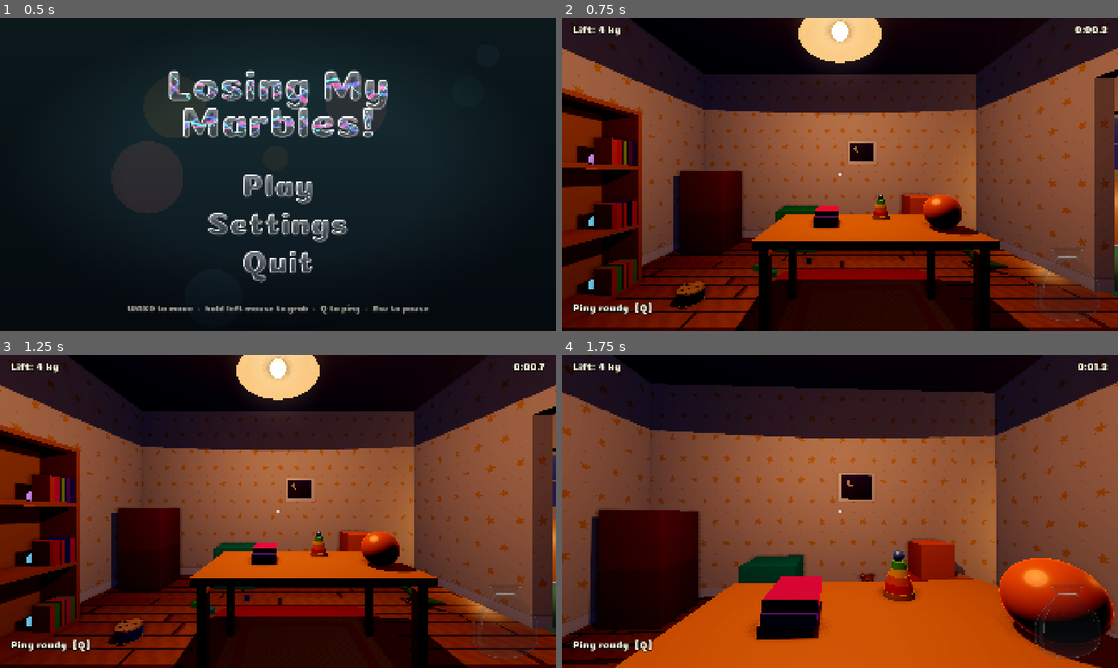
Above: before the commit, frames 1-4 (two rows, left to right).
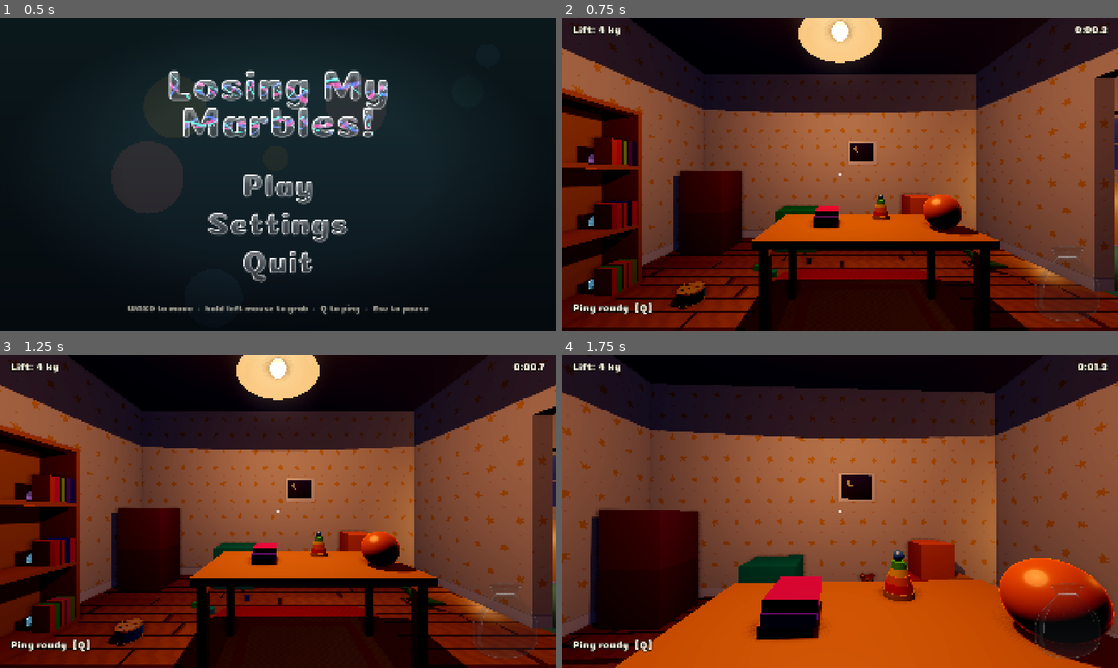
Above: after the commit, the same moments.

Repository: westo27/rummage
Game: Godot game, scene res://scenes/title.tscn
The game is run twice, just before and just after one commit, with the same random seed, the same clock (stepped at 60 frames per second) and the same inputs.
Inputs (mouse positions are in pixels of both pictures, inside the frame that each line leads up to):
- Up to frame 1 (0.5 s): no input
- Up to frame 2 (0.75 s): click (840, 187) at 0.5 s
- Up to frame 3 (1.25 s): no input
- Up to frame 4 (1.75 s): tap Enter at 1.25 s; move the mouse to (867, 511) at 1.27 s; hold W (move_forward) from 1.28 s (still down); hold Shift (run) from 1.28 s (still down); click (867, 511) at 1.42 s

Frame 1 is identical in both runs. In frame 2, less than 0.1% of the frame differs, in the area x 4-100%, y 43-87%; in frame 3, less than 0.1%; in frame 4, nothing differs.

Commit message:
Creatures are glass marbles like the bag's, with eyes painted flat on

Diff:
--- a/scenes/creature.tscn
+++ b/scenes/creature.tscn
@@ -2,6 +2,7 @@
 
 [ext_resource type="Script" path="res://scripts/creature.gd" id="1_creature"]
 [ext_resource type="Script" path="res://scripts/creature_eyes.gd" id="2_eyes"]
+[ext_resource type="Shader" path="res://shaders/creature_marble.gdshader" id="3_marble"]
 
 [sub_resource type="SphereShape3D" id="Shape_body"]
 radius = 0.054
@@ -13,25 +14,9 @@
 radius = 0.054
 height = 0.108
 
-[sub_resource type="StandardMaterial3D" id="Mat_body"]
-albedo_color = Color(0.45, 0.95, 0.4, 1)
-emission_enabled = true
-emission = Color(0.45, 0.95, 0.4, 1)
-emission_energy_multiplier = 0.8
-
-[sub_resource type="SphereMesh" id="Mesh_eye"]
-radius = 0.028
-height = 0.056
-
-[sub_resource type="StandardMaterial3D" id="Mat_eye"]
-albedo_color = Color(1, 1, 1, 1)
-
-[sub_resource type="SphereMesh" id="Mesh_pupil"]
-radius = 0.015
-height = 0.03
-
-[sub_resource type="StandardMaterial3D" id="Mat_pupil"]
-albedo_color = Color(0.02, 0.02, 0.02, 1)
+[sub_resource type="ShaderMaterial" id="Mat_body"]
+shader = ExtResource("3_marble")
+shader_parameter/tint = Color(0.45, 0.95, 0.4, 1)
 
 [node name="Creature" type="CharacterBody3D"]
 collision_layer = 8
@@ -54,26 +39,8 @@
 [node name="EyeL" type="Node3D" parent="Visual/Eyes"]
 transform = Transform3D(1, 0, 0, 0, 1, 0, 0, 0, 1, -0.035, 0.03, -0.07)
 
-[node name="White" type="MeshInstance3D" parent="Visual/Eyes/EyeL"]
-mesh = SubResource("Mesh_eye")
-material_override = SubResource("Mat_eye")
-
-[node name="Pupil" type="MeshInstance3D" parent="Visual/Eyes/EyeL"]
-transform = Transform3D(1, 0, 0, 0, 1, 0, 0, 0, 1, 0, 0, -0.022)
-mesh = SubResource("Mesh_pupil")
-material_override = SubResource("Mat_pupil")
-
 [node name="EyeR" type="Node3D" parent="Visual/Eyes"]
 transform = Transform3D(1, 0, 0, 0, 1, 0, 0, 0, 1, 0.035, 0.03, -0.07)
-
-[node name="White" type="MeshInstance3D" parent="Visual/Eyes/EyeR"]
-mesh = SubResource("Mesh_eye")
-material_override = SubResource("Mat_eye")
-
-[node name="Pupil" type="MeshInstance3D" parent="Visual/Eyes/EyeR"]
-transform = Transform3D(1, 0, 0, 0, 1, 0, 0, 0, 1, 0, 0, -0.022)
-mesh = SubResource("Mesh_pupil")
-material_override = SubResource("Mat_pupil")
 
 [node name="PickZone" type="Area3D" parent="."]
 collision_layer = 0
--- a/scripts/creature.gd
+++ b/scripts/creature.gd
@@ -736,8 +736,9 @@
 	var color: Color = BODY_COLORS.pick_random()
 	body_color = color
 	# duplicate() so each creature gets its own colour instead of sharing one material.
-	var mat := body.material_override.duplicate() as StandardMaterial3D
-	mat.albedo_color = color
-	mat.emission = color
+	# The eyes write into it each tick too, so each needs its own anyway.
+	var mat := body.material_override.duplicate() as ShaderMaterial
+	mat.set_shader_parameter("tint", color)
+	mat.set_shader_parameter("seed", randf())
 	body.material_override = mat
 	_glow.light_color = color
--- a/scripts/creature_eyes.gd
+++ b/scripts/creature_eyes.gd
@@ -4,17 +4,17 @@
 ## glint from hiding, go wide when found, squint cheekily as it runs, wink
 ## while it waits, and squeeze into happy arcs when caught.
 ##
-## Each eye is a pivot (EyeL / EyeR) holding a white and a pupil. Scaling the
-## pivot blinks, widens or squints the eye; moving the pupil across the
-## white's front makes it look somewhere. The creature drives this from its
-## physics tick (step()), since physics interpolation expects transforms to
-## change only in ticks.
+## The eyes are painted flat on the ball by the body's shader
+## (shaders/creature_marble.gdshader). This works out their shape and where
+## they look and hands that to the shader each tick. EyeL / EyeR are empty
+## pivots marking where each eye sits, used to aim the look; their scale
+## holds each eye's shape. The creature drives this from its physics tick
+## (step()).
 
 enum Mood { NORMAL, WIDE, SQUINT, HAPPY }
 
-## How far the pupil sits from the eye's centre, and the widest angle it
-## can turn from straight ahead before it would slide off the white.
-const PUPIL_DISTANCE: float = 0.022
+## The widest angle a pupil can turn from straight ahead; at this angle it
+## reaches the edge of the white.
 const MAX_LOOK_ANGLE: float = deg_to_rad(42.0)
 ## How quickly the pupils dart to a new target (per second).
 const LOOK_RATE: float = 14.0
@@ -37,12 +37,11 @@
 const WHITE_GLOW: float = 0.35
 const GLINT_ENERGY: float = 3.0
 const GLINT_SECONDS: float = 0.6
-const ARC_DOTS: int = 7
-const ARC_RADIUS: float = 0.022
-const DOT_RADIUS: float = 0.0055
 
 @onready var _eyes: Array[Node3D] = [$EyeL, $EyeR]
-@onready var _pupils: Array[Node3D] = [$EyeL/Pupil, $EyeR/Pupil]
+## The ball whose shader draws the eyes. Its material is looked up each
+## tick, since the creature gives it its own copy after this node is ready.
+@onready var _body: MeshInstance3D = $"../Body"
 
 var mood: Mood = Mood.NORMAL
 ## Where the pupils want to point, in world space. A zero vector means
@@ -59,23 +58,11 @@
 var _mood_left: float = 0.0
 var _mood_after: Mood = Mood.NORMAL
 var _after_seconds: float = 0.0
-var _white_material: StandardMaterial3D
-var _arcs: Array[Node3D] = []
+var _white_glow: float = WHITE_GLOW
 
 
 func _ready() -> void:
 	_next_blink = randf_range(BLINK_GAP_MIN, BLINK_GAP_MAX)
-	# One material for both whites, this creature's own, so its glint
-	# doesn't light up every creature's eyes.
-	var white := $EyeL/White as MeshInstance3D
-	_white_material = (white.material_override as StandardMaterial3D).duplicate()
-	_white_material.emission_enabled = true
-	_white_material.emission = Color.WHITE
-	_white_material.emission_energy_multiplier = WHITE_GLOW
-	for eye in _eyes:
-		(eye.get_node("White") as MeshInstance3D).material_override = _white_material
-		_add_catchlight(eye.get_node("Pupil") as Node3D)
-		_arcs.append(_make_happy_arc(eye))
 
 
 ## Advances blinks, moods and where the pupils point. Called every physics tick.
@@ -95,6 +82,7 @@
 	_wink_left = maxf(_wink_left - delta, 0.0)
 	_update_shape(delta)
 	_update_look(delta)
+	_send_to_shader()
 
 
 ## Shows `new_mood` for `seconds`, then `after` for `after_seconds`, then
@@ -116,12 +104,12 @@
 ## eyes shining out from under the bed.
 func glint() -> void:
 	var tween := create_tween().set_process_mode(Tween.TWEEN_PROCESS_PHYSICS)
-	tween.tween_property(_white_material, "emission_energy_multiplier", GLINT_ENERGY, GLINT_SECONDS * 0.25)
-	tween.tween_property(_white_material, "emission_energy_multiplier", WHITE_GLOW, GLINT_SECONDS * 0.75)
+	tween.tween_property(self, "_white_glow", GLINT_ENERGY, GLINT_SECONDS * 0.25)
+	tween.tween_property(self, "_white_glow", WHITE_GLOW, GLINT_SECONDS * 0.75)
 
 
 func is_glinting() -> bool:
-	return _white_material.emission_energy_multiplier > WHITE_GLOW + 0.5
+	return _white_glow > WHITE_GLOW + 0.5
 
 
 ## How open an eye is right now (0 shut, 1 normal, more when wide).
@@ -147,9 +135,6 @@
 		var shut: float = maxf(blink, wink if i == _wink_eye else 0.0)
 		var height: float = maxf(_height * (1.0 - shut * 0.92), 0.02)
 		_eyes[i].scale = Vector3(_size, _size * height, _size)
-		_pupils[i].scale = Vector3.ONE * _pupil_size
-		_eyes[i].visible = mood != Mood.HAPPY or _height > 0.15
-		_arcs[i].visible = mood == Mood.HAPPY
 
 
 func _update_look(delta: float) -> void:
@@ -169,47 +154,22 @@
 		# Blend and renormalise: close enough to a true rotation for small
 		# steps, and safe when the two directions are nearly the same.
 		_look_dirs[i] = _look_dirs[i].lerp(wanted, minf(LOOK_RATE * delta, 1.0)).normalized()
-		_pupils[i].position = _look_dirs[i] * PUPIL_DISTANCE
 
 
-## A tiny white dot on the pupil, a reflected light, which makes the eyes
-## look wet and alive.
-func _add_catchlight(pupil: Node3D) -> void:
-	var dot := MeshInstance3D.new()
-	var sphere := SphereMesh.new()
-	sphere.radius = 0.0045
-	sphere.height = 0.009
-	sphere.radial_segments = 8
-	sphere.rings = 4
-	dot.mesh = sphere
-	var material := StandardMaterial3D.new()
-	material.shading_mode = BaseMaterial3D.SHADING_MODE_UNSHADED
-	material.albedo_color = Color.WHITE
-	dot.material_override = material
-	dot.cast_shadow = GeometryInstance3D.SHADOW_CASTING_SETTING_OFF
-	dot.position = Vector3(-0.005, 0.006, -0.012)
-	pupil.add_child(dot)
-
-
-## The "^" of a happy, squeezed-shut eye: a row of dark dots along an
-## upward arc, shown in place of the eye.
-func _make_happy_arc(eye: Node3D) -> Node3D:
-	var arc := Node3D.new()
-	arc.position = eye.position + Vector3(0.0, -0.006, -0.02)
-	arc.visible = false
-	var sphere := SphereMesh.new()
-	sphere.radius = DOT_RADIUS
-	sphere.height = DOT_RADIUS * 2.0
-	sphere.radial_segments = 8
-	sphere.rings = 4
-	var material := StandardMaterial3D.new()
-	material.albedo_color = Color(0.02, 0.02, 0.02)
-	for k in ARC_DOTS:
-		var angle: float = lerpf(deg_to_rad(20.0), deg_to_rad(160.0), float(k) / (ARC_DOTS - 1))
-		var dot := MeshInstance3D.new()
-		dot.mesh = sphere
-		dot.material_override = material
-		dot.position = Vector3(cos(angle) * ARC_RADIUS, sin(angle) * ARC_RADIUS * 0.8, 0.0)
-		arc.add_child(dot)
-	add_child(arc)
-	return arc
+## Hands this tick's eyes to the body's shader.
+func _send_to_shader() -> void:
+	var mat := _body.material_override as ShaderMaterial
+	if mat == null:
+		return
+	var sizes := Vector2(_eyes[0].scale.x, _eyes[1].scale.x)
+	mat.set_shader_parameter("eye_size", sizes)
+	mat.set_shader_parameter("eye_height",
+		Vector2(_eyes[0].scale.y, _eyes[1].scale.y) / sizes.max(Vector2.ONE * 0.001))
+	mat.set_shader_parameter("pupil_size", Vector2.ONE * _pupil_size)
+	# A pupil turned MAX_LOOK_ANGLE sideways sits at the edge of the white (1).
+	var reach: float = sin(MAX_LOOK_ANGLE)
+	var l := Vector2(_look_dirs[0].x, _look_dirs[0].y) / reach
+	var r := Vector2(_look_dirs[1].x, _look_dirs[1].y) / reach
+	mat.set_shader_parameter("pupil_offset", Vector4(l.x, l.y, r.x, r.y))
+	mat.set_shader_parameter("happy", 1.0 if mood == Mood.HAPPY else 0.0)
+	mat.set_shader_parameter("white_glow", _white_glow)
--- /dev/null
+++ b/shaders/creature_marble.gdshader
@@ -0,0 +1,156 @@
+// A creature as a glass marble, matching its marble in the HUD bag
+// (glass_marble.gdshader): smoky glass with a little of its colour, a swirl
+// in its colour, a pale thin ribbon, a few bubbles, white light round the
+// edge and a highlight at the top left. The eyes are painted flat on the
+// ball here too, driven by CreatureEyes through the eye_* uniforms.
+// It's opaque: the "inside" is faked by sampling the swirl partway along
+// the view ray through the ball, so it shifts with the angle like real glass.
+shader_type spatial;
+
+uniform vec4 tint : source_color = vec4(0.45, 0.95, 0.4, 1.0);
+// 0..1, different for each creature, so no two swirls are the same.
+uniform float seed = 0.0;
+// How brightly the glass glows on its own, so it reads in the dark room.
+uniform float glow = 0.5;
+
+// Per eye (x left, y right): size, height (0 shut .. 1 open), pupil size.
+uniform vec2 eye_size = vec2(1.0);
+uniform vec2 eye_height = vec2(1.0);
+uniform vec2 pupil_size = vec2(1.0);
+// Where each pupil looks, -1..1 across the white (xy left eye, zw right).
+uniform vec4 pupil_offset = vec4(0.0);
+// 1 shows the happy ^ ^ arcs in place of the eyes.
+uniform float happy = 0.0;
+// How brightly the whites glow (they glint from hiding).
+uniform float white_glow = 0.35;
+
+// The face as seen head-on, as on the bag's marble: eye centres and radii
+// in units of the ball's radius.
+const vec2 EYE_CENTRE = vec2(0.36, 0.18);
+const float EYE_RADIUS = 0.3;
+const float PUPIL_RADIUS = 0.15;
+
+varying vec3 obj_pos;
+varying vec3 obj_cam;
+
+float hash(float n) {
+	return fract(sin(n * 12.9898) * 43758.5453);
+}
+
+vec3 rand_dir(float s) {
+	float z = hash(s) * 2.0 - 1.0;
+	float a = hash(s + 0.5) * 6.283;
+	float r = sqrt(1.0 - z * z);
+	return vec3(r * cos(a), r * sin(a), z);
+}
+
+// A soft wavy sheet through the ball: 1 on its centre.
+float ribbon(vec3 q, float s, float width) {
+	vec3 n = rand_dir(s);
+	vec3 a = normalize(cross(n, rand_dir(s + 0.2)));
+	float ph = s * 6.283;
+	float along = dot(q, a);
+	float h = dot(q, n) - 0.25 * sin(along * 2.5 + ph) - mix(-0.2, 0.2, hash(s + 0.6));
+	float w = width * (0.6 + 0.6 * abs(cos(along * 2.0 + ph)));
+	return 1.0 - smoothstep(w * 0.3, w, abs(h));
+}
+
+void vertex() {
+	obj_pos = VERTEX;
+	obj_cam = (inverse(MODEL_MATRIX) * vec4(CAMERA_POSITION_WORLD, 1.0)).xyz;
+}
+
+// Shades one eye; f is the point on the face, c its centre. Returns
+// (colour, how much eye covers here) and adds its glow to `emit`.
+vec4 eye(vec2 f, vec2 c, float size, float height, float psize, vec2 look, inout vec3 emit) {
+	float aa = fwidth(f.x) * 1.5;
+	vec2 d = (f - c) / vec2(size, size * max(height, 0.02));
+	float white = 1.0 - smoothstep(EYE_RADIUS - aa, EYE_RADIUS, length(d));
+	vec2 pc = look * (EYE_RADIUS - PUPIL_RADIUS * psize) + vec2(0.0, -0.07 * psize);
+	float pr = PUPIL_RADIUS * psize;
+	float pupil = (1.0 - smoothstep(pr - aa, pr, length(d - pc))) * step(0.01, psize);
+	float spark = 1.0 - smoothstep(pr * 0.22 - aa, pr * 0.22, length(d - pc - vec2(-0.35, 0.35) * pr));
+	spark *= pupil;
+	vec3 col = mix(vec3(1.0), vec3(0.02), pupil);
+	col = mix(col, vec3(1.0), spark);
+	emit += white * ((1.0 - pupil) * white_glow + spark) * vec3(1.0);
+	return vec4(col, white);
+}
+
+// The "^" of a happy, squeezed-shut eye.
+float arc(vec2 f, vec2 c) {
+	float aa = fwidth(f.x) * 1.5;
+	vec2 d = (f - c - vec2(0.0, -0.04)) / vec2(1.0, 0.8);
+	float r = 0.19;
+	float ang = atan(d.y, d.x);
+	float on_arc = step(0.35, ang) * step(ang, 2.79);
+	float line = 1.0 - smoothstep(0.06 - aa, 0.06, abs(length(d) - r));
+	// Round ends.
+	vec2 e1 = vec2(cos(0.35), sin(0.35)) * r * vec2(1.0, 1.0);
+	vec2 e2 = vec2(cos(2.79), sin(2.79)) * r;
+	float ends = max(1.0 - smoothstep(0.06 - aa, 0.06, length(d - e1)),
+		1.0 - smoothstep(0.06 - aa, 0.06, length(d - e2)));
+	return max(line * on_arc, ends);
+}
+
+void fragment() {
+	// The ball as a unit sphere in its own space: the face looks down -Z.
+	vec3 p = normalize(obj_pos);
+	vec3 into = normalize(obj_pos - obj_cam);
+	// Partway along the chord through the ball, seen through the glass.
+	float chord = max(-2.0 * dot(p, into), 0.0);
+	vec3 q1 = p + into * chord * 0.35;
+	vec3 q2 = p + into * chord * 0.6;
+
+	vec3 smoke = mix(vec3(0.16, 0.18, 0.24), tint.rgb, 0.55);
+	// Lighter on top, like the bag's marble.
+	vec3 col = smoke * mix(0.75, 1.25, p.y * 0.5 + 0.5);
+	float s1 = max(ribbon(q1, seed, 0.45), ribbon(q2, seed, 0.45) * 0.8);
+	float s2 = ribbon(q1, seed + 0.37, 0.09);
+	float s3 = ribbon(q2, seed + 0.71, 0.06);
+	col = mix(col, tint.rgb * 1.1, s1);
+	col = mix(col, vec3(0.95, 0.97, 1.0), s2 * 0.6);
+	col = mix(col, tint.rgb * 1.3 + 0.15, s3 * 0.7);
+	float bubbles = 0.0;
+	for (int i = 0; i < 4; i++) {
+		vec3 c = (vec3(hash(seed + float(i) * 1.1), hash(seed + float(i) * 2.3 + 5.0), hash(seed + float(i) * 4.1 + 2.0)) - 0.5) * 1.1;
+		float rad = 0.04 + 0.04 * hash(seed + float(i) * 3.7);
+		bubbles = max(bubbles, 1.0 - smoothstep(rad * 0.5, rad, length(q1 - c)));
+	}
+	col = mix(col, vec3(0.9, 0.95, 1.0), bubbles * 0.7);
+	vec3 emit = col * glow;
+
+	// Edge light, brighter toward the upper left of the screen.
+	float facing = clamp(dot(NORMAL, VIEW), 0.0, 1.0);
+	float rim = smoothstep(0.3, 0.08, facing);
+	float lit = clamp(dot(normalize(NORMAL.xy + 1e-4), vec2(-0.707, 0.707)) * 0.5 + 0.5, 0.0, 1.0);
+	float rim_amount = rim * (0.45 + 0.55 * lit);
+	col = mix(col, vec3(1.0), rim_amount * 0.7);
+	emit += vec3(1.0) * rim_amount * 0.35;
+	// A sharp highlight at the top left, as on the bag's marble.
+	float glint = smoothstep(0.985, 0.993, dot(NORMAL, normalize(vec3(-0.45, 0.55, 0.7))));
+	col = mix(col, vec3(1.0), glint * 0.9);
+	emit += vec3(1.0) * glint * 0.25;
+
+	// The face, painted flat on the front of the ball. Paint isn't glossy,
+	// so the pupils stay black whatever the glass reflects.
+	float paint = 0.0;
+	if (p.z < 0.0) {
+		vec2 f = vec2(p.x, p.y);
+		vec3 eye_emit = vec3(0.0);
+		vec4 l = eye(f, vec2(-EYE_CENTRE.x, EYE_CENTRE.y), eye_size.x, eye_height.x, pupil_size.x, pupil_offset.xy, eye_emit);
+		vec4 r = eye(f, EYE_CENTRE, eye_size.y, eye_height.y, pupil_size.y, pupil_offset.zw, eye_emit);
+		float cover = max(l.a, r.a) * (1.0 - happy);
+		col = mix(col, l.rgb * l.a + r.rgb * r.a, cover);
+		emit = mix(emit, eye_emit, cover);
+		float arcs = max(arc(f, vec2(-EYE_CENTRE.x, EYE_CENTRE.y)), arc(f, EYE_CENTRE)) * happy;
+		col = mix(col, vec3(0.02), arcs);
+		emit = mix(emit, vec3(0.0), arcs);
+		paint = max(cover, arcs);
+	}
+
+	ALBEDO = col;
+	EMISSION = emit;
+	ROUGHNESS = mix(0.12, 0.8, paint);
+	SPECULAR = mix(0.35, 0.1, paint);
+}
--- a/tests/check_stage3.gd
+++ b/tests/check_stage3.gd
@@ -223,7 +223,8 @@
 	await get_tree().physics_frame
 	await get_tree().physics_frame
 	_check("caught, its eyes squeeze into happy arcs", cower._eyes.mood == CreatureEyes.Mood.HAPPY
-		and cower._eyes._arcs[0].visible, "mood=%s" % cower._eyes.mood)
+		and cower.get_node("Visual/Body").material_override.get_shader_parameter("happy") == 1.0,
+		"mood=%s" % cower._eyes.mood)
 
 	# --- A creature in a drawer rides it, then pops out when it's open ---
 	var chest: Prop = _main.get_node("MainRoomProps/ChestOfDrawers")
--- /dev/null
+++ b/tests/shoot_creature.gd
@@ -0,0 +1,60 @@
+extends Node
+## Close-up of five creatures in a row (normal, looking aside, wide, squint,
+## happy), for checking the marble look and the eyes. Needs a real window.
+## Run: Godot --path . --resolution 960x540 res://tests/shoot_creature.tscn -- [tag]
+## Writes creatures_<tag>_<off|360p>.png to user://shots.
+
+const OUT: String = "user://shots"
+
+
+func _ready() -> void:
+	_run.call_deferred()
+
+
+func _run() -> void:
+	DirAccess.make_dir_recursive_absolute(OUT)
+	var args := OS.get_cmdline_user_args()
+	var tag: String = args[0] if args.size() > 0 else "now"
+	var main: Node = (load("res://scenes/main.tscn") as PackedScene).instantiate()
+	get_tree().root.add_child(main)
+	get_tree().current_scene = main
+	var player := main.get_node("Player") as CharacterBody3D
+	var head := player.get_node("Head") as Node3D
+	player.set_process_unhandled_input(false)
+	await _frames(30)
+	head.rotation.x = deg_to_rad(-20.0)
+	await _frames(5)
+	var cam := head.get_node("Camera3D") as Camera3D
+	var creatures := main.get_node("MainRoomCreatures").get_children()
+	var moods := [CreatureEyes.Mood.NORMAL, CreatureEyes.Mood.NORMAL, CreatureEyes.Mood.WIDE,
+		CreatureEyes.Mood.SQUINT, CreatureEyes.Mood.HAPPY]
+	var shown: Array[Creature] = []
+	for i in moods.size():
+		var c := creatures[i] as Creature
+		c.set_physics_process(false)
+		c.process_mode = Node.PROCESS_MODE_DISABLED
+		var at: Vector3 = cam.global_transform * Vector3((i - 2) * 0.13, -0.05, -0.45)
+		c.global_position = at
+		c.reset_physics_interpolation()
+		var visual := c.get_node("Visual") as Node3D
+		visual.look_at(cam.global_position, Vector3.UP)
+		var eyes := c.get_node("Visual/Eyes") as CreatureEyes
+		eyes.show_mood(moods[i], 0.0)
+		if i == 1:
+			eyes.look_target = cam.global_transform * Vector3(-2.0, 0.6, -0.5)
+		elif i != 4:
+			eyes.look_target = cam.global_position
+		for k in 60:
+			eyes.step(1.0 / 60.0)
+		shown.append(c)
+	for v: Array in [["off", false, 3], ["360p", true, 2]]:
+		Game.looks.set_look("", v[1], v[2])
+		await _frames(20)
+		get_viewport().get_texture().get_image().save_png("%s/creatures_%s_%s.png" % [OUT, tag, v[0]])
+	print("Wrote PNGs to %s" % ProjectSettings.globalize_path(OUT))
+	get_tree().quit()
+
+
+func _frames(count: int) -> void:
+	for i in count:
+		await get_tree().process_frame
--- /dev/null
+++ b/tests/shoot_creature.tscn
@@ -0,0 +1,6 @@
+[gd_scene format=3]
+
+[ext_resource type="Script" path="res://tests/shoot_creature.gd" id="1"]
+
+[node name="ShootCreature" type="Node"]
+script = ExtResource("1")
Not shown, added: shaders/creature_marble.gdshader.uid
Not shown, added: tests/shoot_creature.gd.uid
Not shown, changed: NOTES.md
